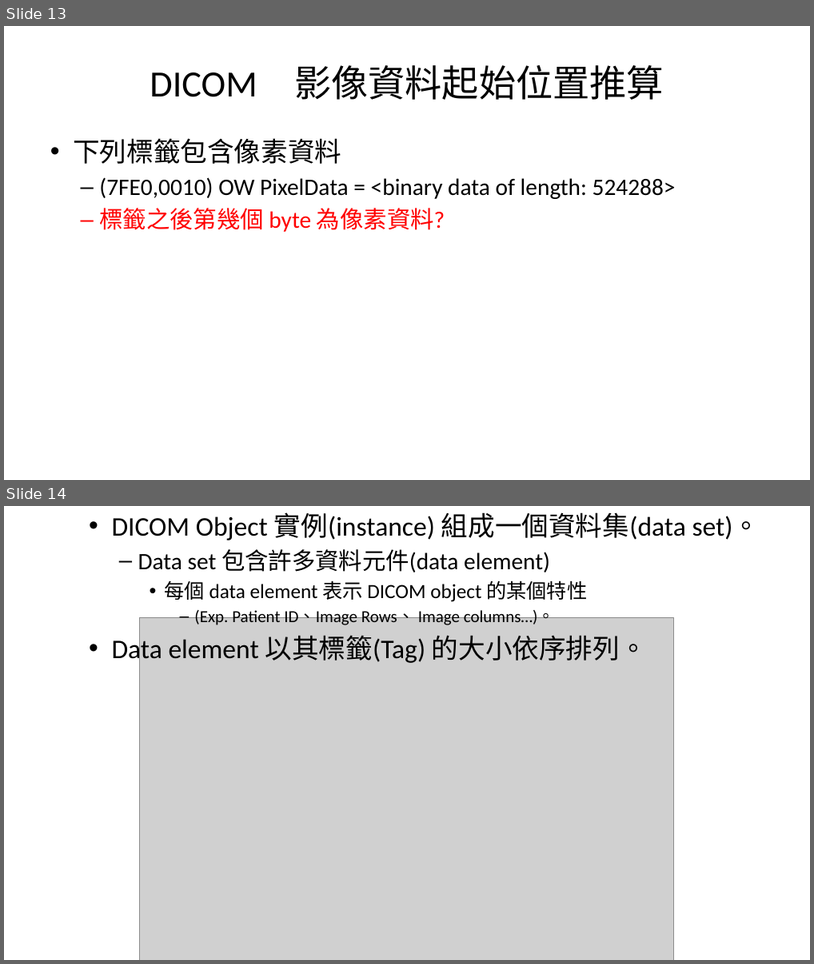
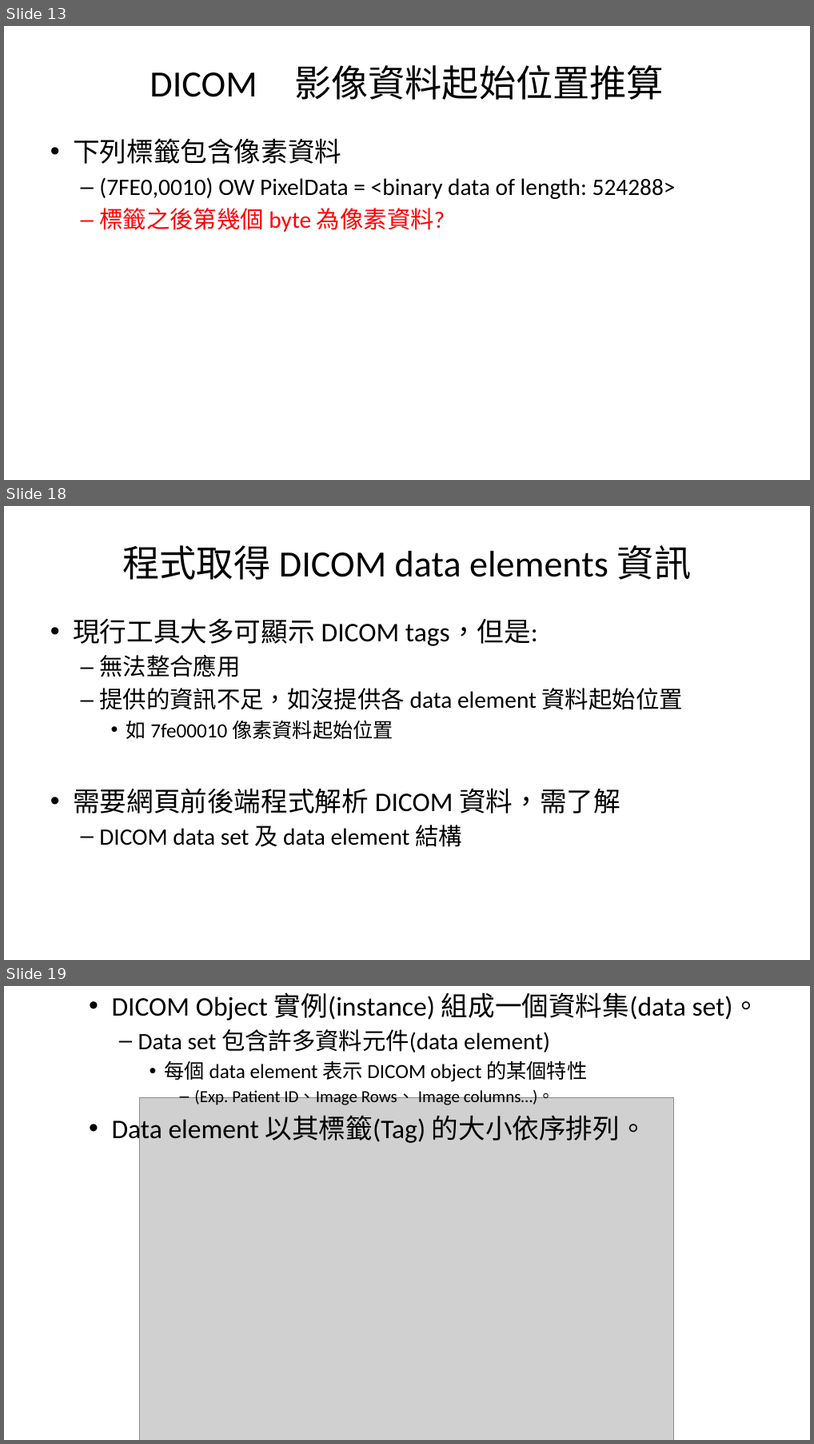
Before and after one commit to mos2718/drawDICOM, a slide deck: DrawDICOM1.pptx. Shown one above the other, each under a label of ours: slides 13 and 14 before the commit, slides 13, 18 and 19 after it; the slides between them are not shown. The pictures are 814x964 and 814x1444 pixels, drawn with LibreOffice and Linux fonts; fonts in the diff are those of the drawing; grey boxes stand for pictures. Boxes give left, top, right and bottom in pixels: in the first picture for what was removed or moved away, otherwise in the second. Text is boxed around its words. In the diff, an @@ line names an element or a change of style, - is before the commit and + after.

```diff
--- a/DrawDICOM1.pptx
+++ b/DrawDICOM1.pptx
@@ slide 18 added at (x1=4, y1=506, x2=810, y2=960), background #FFFFFF @@
@@ title added at (x1=123, y1=545, x2=691, y2=580), 44 pt, text #000000 @@
+程式取得 DICOM data elements 資訊
@@ text added at (x1=73, y1=618, x2=683, y2=847), 28 pt, text #000000 @@
+• 現行工具大多可顯示 DICOM tags，但是:
+  – 無法整合應用
+  – 提供的資訊不足，如沒提供各 data element 資料起始位置
+    • 如 7fe00010 像素資料起始位置
+• 需要網頁前後端程式解析 DICOM 資料，需了解
+  – DICOM data set 及 data element 結構
@@ what was slide 14 is now slide 19 @@
```
Also in this commit, not shown: 4 other slides added.
